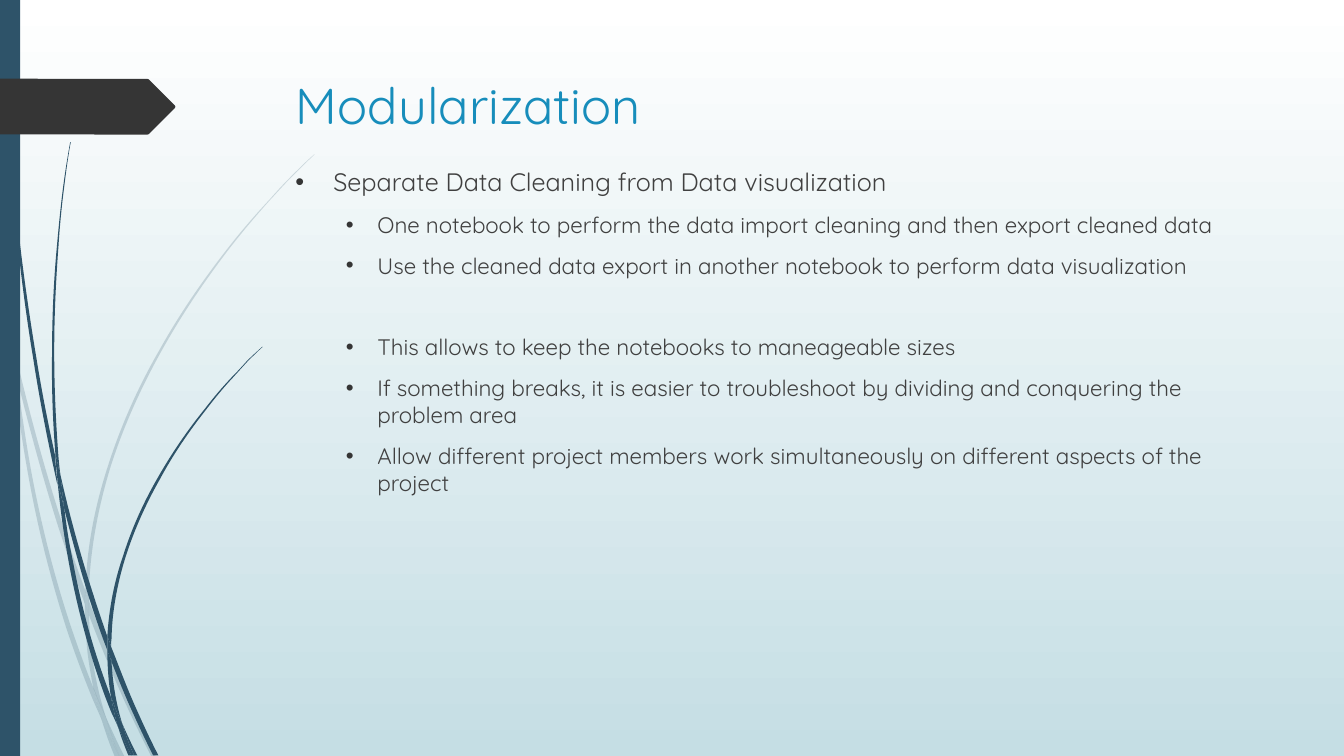
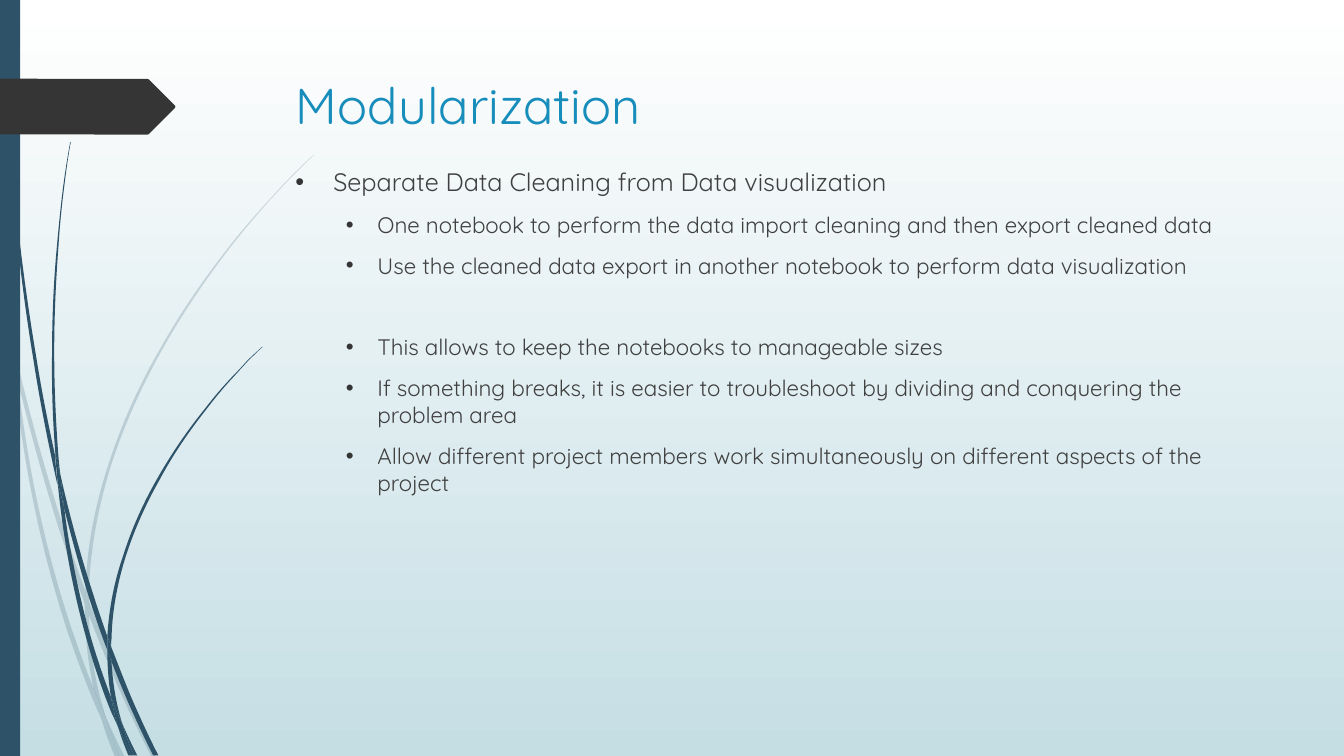
Before and after one commit to nrm94ee330/Project1_Git-er-done, a slide deck: slide 4 of Where to be to be Happy.pptx (slide 3 before the commit). Drawn at 1344x756 pixels with LibreOffice and Linux fonts; fonts in the diff are those of the drawing. Boxes give left, top, right and bottom in pixels: in the first picture for what was removed or moved away, otherwise in the second. Text is boxed around its words. In the diff, an @@ line names an element or a change of style, - is before the commit and + after.

```diff
--- a/Where to be to be Happy.pptx
+++ b/Where to be to be Happy.pptx
@@ text at (377, 338, 943, 360): text changed @@
-  • This allows to keep the notebooks to maneageable sizes
+  • This allows to keep the notebooks to manageable sizes
```
Also in this commit, not shown: 1 other slide changed, 1 slide added, 1 other file.
